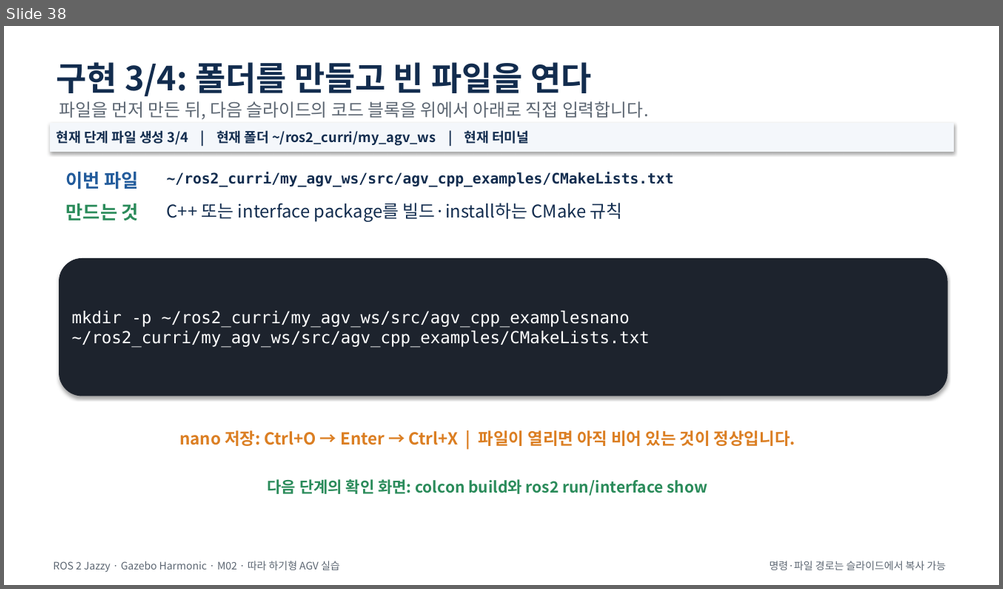
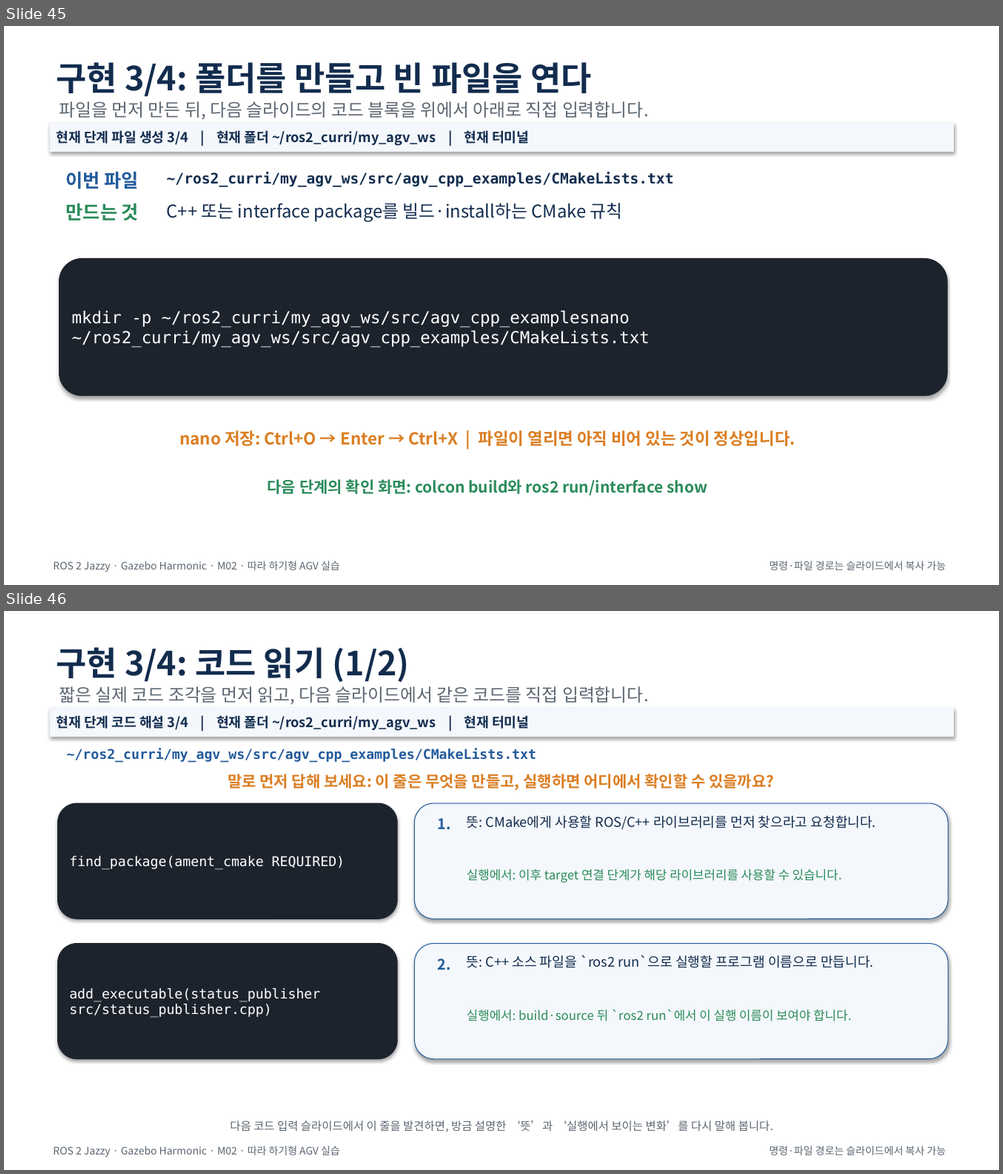
Before and after one commit to choimagon/ros2_curri, a slide deck: blocks/A_ros2_basics/Block_A_M시리즈_통합_따라하기.pptx. Shown one above the other, each under a label of ours: slide 38 before the commit, slides 45 and 46 after it. The pictures are 1003x589 and 1003x1174 pixels, drawn with LibreOffice and Linux fonts; fonts in the diff are those of the drawing. Boxes give left, top, right and bottom in pixels: in the first picture for what was removed or moved away, otherwise in the second. Text is boxed around its words. In the diff, an @@ line names an element or a change of style, - is before the commit and + after.

```diff
--- a/blocks/A_ros2_basics/Block_A_M시리즈_통합_따라하기.pptx
+++ b/blocks/A_ros2_basics/Block_A_M시리즈_통합_따라하기.pptx
@@ slide 46 added at (x1=4, y1=611, x2=999, y2=1170), background #FFFFFF @@
@@ text added at (x1=57, y1=647, x2=410, y2=682), 32 pt, text #122C4E, bold @@
+구현 3/4: 코드 읽기 (1/2)
@@ text added at (x1=60, y1=686, x2=649, y2=704), 17 pt, text #5C6672 @@
+짧은 실제 코드 조각을 먼저 읽고, 다음 슬라이드에서 같은 코드를 직접 입력합니다.
@@ rectangle added at (x1=51, y1=708, x2=953, y2=736), fill #F4F7FB, outline #F4F7FB 0.75 pt, 13 pt, text #122C4E, bold @@
+현재 단계 코드 해설 3/4 | 현재 폴더 ~/ros2_curri/my_agv_ws | 현재 터미널
@@ text added at (x1=67, y1=749, x2=536, y2=763), 13 pt, text #225B9B, bold @@
+~/ros2_curri/my_agv_ws/src/agv_cpp_examples/CMakeLists.txt
@@ text added at (x1=227, y1=774, x2=774, y2=790), 15 pt, text #DB7E22, bold @@
+말로 먼저 답해 보세요: 이 줄은 무엇을 만들고, 실행하면 어디에서 확인할 수 있을까요?
@@ rounded rectangle added at (x1=58, y1=803, x2=397, y2=919), fill #1D232D, outline #1D232D 0.75 pt, 13 pt, text #FFFFFF @@
+find_package(ament_cmake REQUIRED)
@@ rounded rectangle added at (x1=415, y1=803, x2=948, y2=919), fill #F4F7FB, outline #225B9B 0.75 pt @@
@@ text added at (x1=438, y1=818, x2=451, y2=830), 14 pt, text #225B9B, bold @@
+1.
@@ text added at (x1=466, y1=815, x2=876, y2=830), 13 pt, text #122C4E @@
+뜻: CMake에게 사용할 ROS/C++ 라이브러리를 먼저 찾으라고 요청합니다.
@@ text added at (x1=466, y1=869, x2=842, y2=883), 12 pt, text #2A8B5A @@
+실행에서: 이후 target 연결 단계가 해당 라이브러리를 사용할 수 있습니다.
@@ rounded rectangle added at (x1=58, y1=944, x2=397, y2=1059), fill #1D232D, outline #1D232D 0.75 pt, 13 pt, text #FFFFFF @@
+add_executable(status_publisher src/status_publisher.cpp)
@@ rounded rectangle added at (x1=415, y1=944, x2=948, y2=1059), fill #F4F7FB, outline #225B9B 0.75 pt @@
@@ text added at (x1=438, y1=959, x2=451, y2=971), 14 pt, text #225B9B, bold @@
+2.
@@ text added at (x1=466, y1=955, x2=874, y2=968), 13 pt, text #122C4E @@
+뜻: C++ 소스 파일을 `ros2 run`으로 실행할 프로그램 이름으로 만듭니다.
@@ text added at (x1=466, y1=1009, x2=851, y2=1022), 12 pt, text #2A8B5A @@
+실행에서: build·source 뒤 `ros2 run`에서 이 실행 이름이 보여야 합니다.
@@ text added at (x1=230, y1=1121, x2=773, y2=1133), 11 pt, text #5C6672 @@
+다음 코드 입력 슬라이드에서 이 줄을 발견하면, 방금 설명한 ‘뜻’과 ‘실행에서 보이는 변화’를 다시 말해 봅니다.
@@ text added at (x1=53, y1=1146, x2=340, y2=1157), 10 pt, text #5C6672 @@
+ROS 2 Jazzy · Gazebo Harmonic · M02 · 따라 하기형 AGV 실습
@@ text added at (x1=769, y1=1146, x2=946, y2=1156), 10 pt, text #5C6672 @@
+명령·파일 경로는 슬라이드에서 복사 가능
@@ what was slide 38 is now slide 45 @@
```
Also in this commit, not shown: 34 other slides added, 54 other files.
